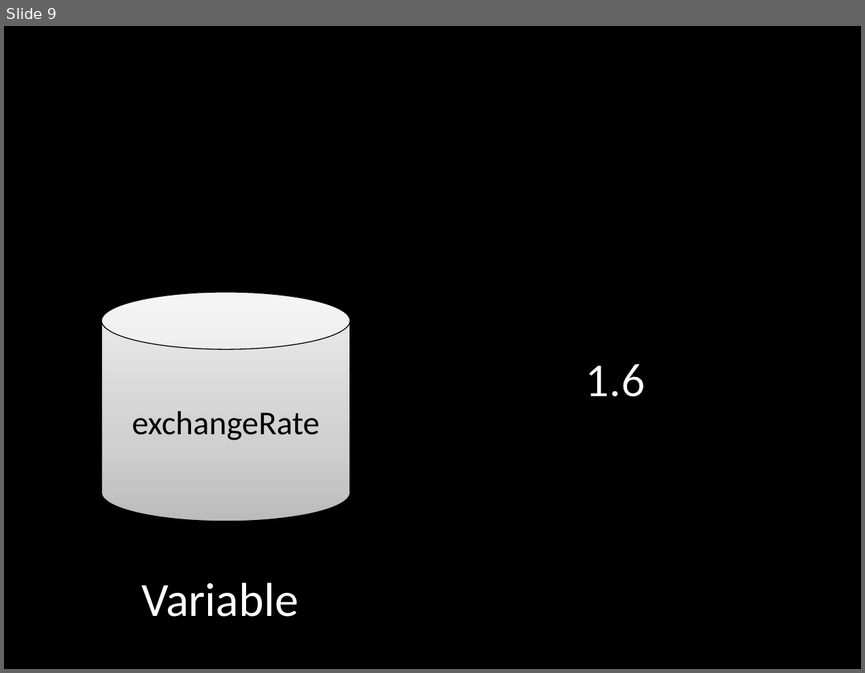
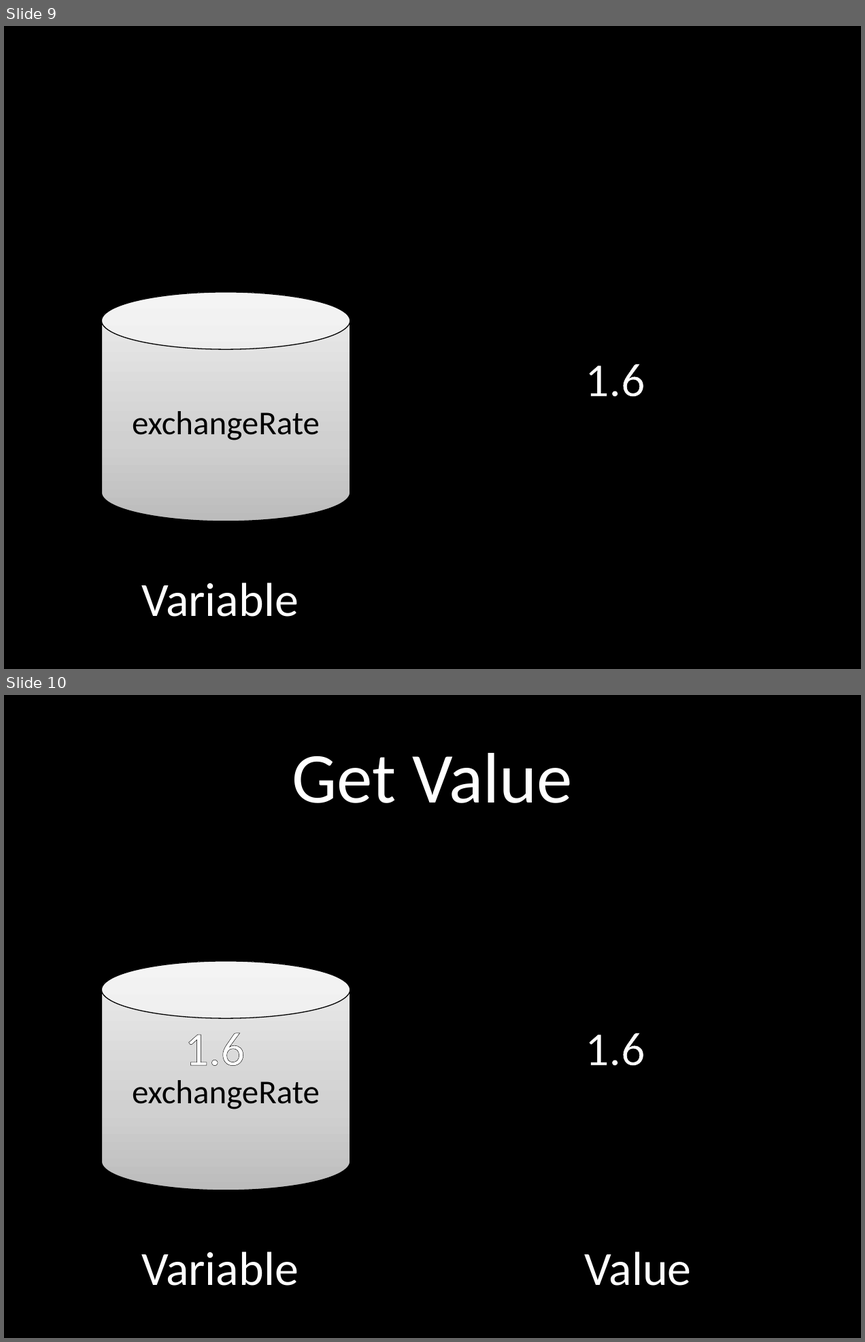
Before and after one commit to jessehartloff/CourseWebsite, a slide deck: static/courses/115Slides/1-Expressions.pptx. Shown one above the other, each under a label of ours: slide 9 before the commit, slides 9 and 10 after it. The pictures are 865x673 and 865x1342 pixels, drawn with LibreOffice and Linux fonts; fonts in the diff are those of the drawing. Boxes give left, top, right and bottom in pixels: in the first picture for what was removed or moved away, otherwise in the second. Text is boxed around its words. In the diff, an @@ line names an element or a change of style, - is before the commit and + after.

```diff
--- a/static/courses/115Slides/1-Expressions.pptx
+++ b/static/courses/115Slides/1-Expressions.pptx
@@ slide 10 added at [4,695,861,1338], background #000000 @@
@@ title added at [292,753,572,803], 60 pt, text #FFFFFF @@
+Get Value
@@ cylinder added at [102,961,350,1189], fill gradient #BDBDBD to #D1D1D1 to #EEEEEE, outline #000000 0.75 pt, 28 pt, text #000000 @@
+exchangeRate
@@ text added at [185,1032,245,1066], 40 pt, text #FFFFFF @@
+1.6
@@ text added at [585,1033,645,1066], 40 pt, text #FFFFFF @@
+1.6
@@ text added at [141,1251,298,1285], 40 pt, text #FFFFFF @@
+Variable
@@ text added at [585,1251,691,1285], 40 pt, text #FFFFFF @@
+Value
```
Also in this commit, not shown: 2 slides changed, 3 other files.
